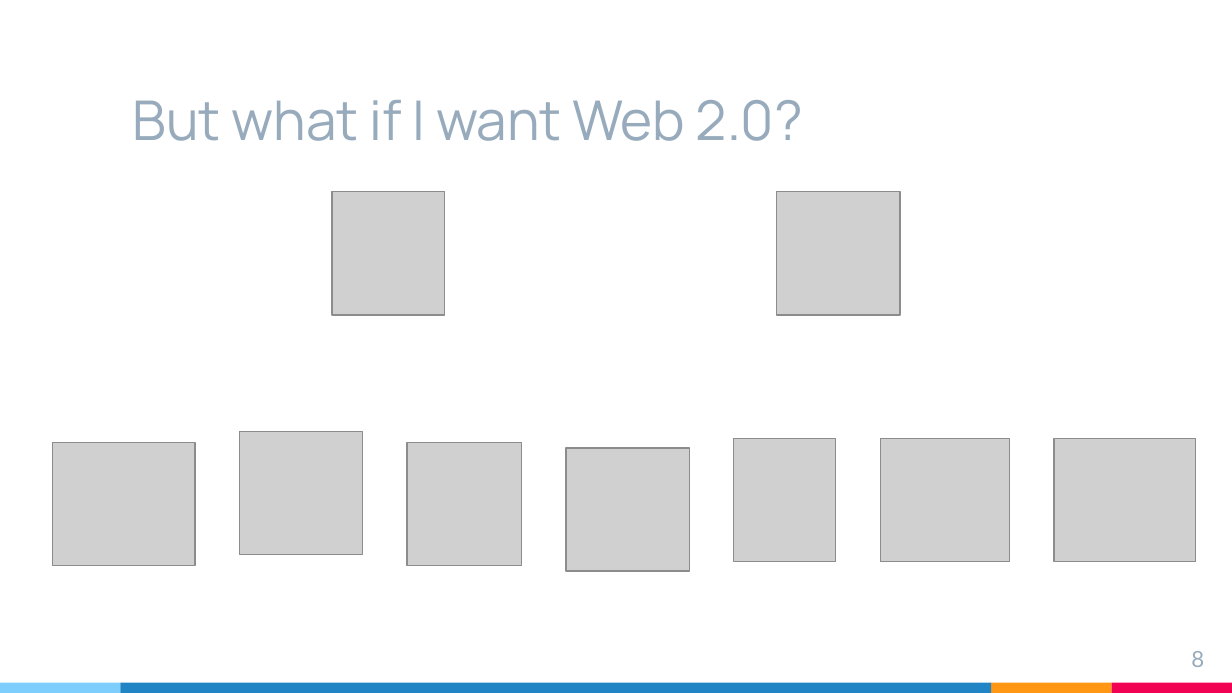
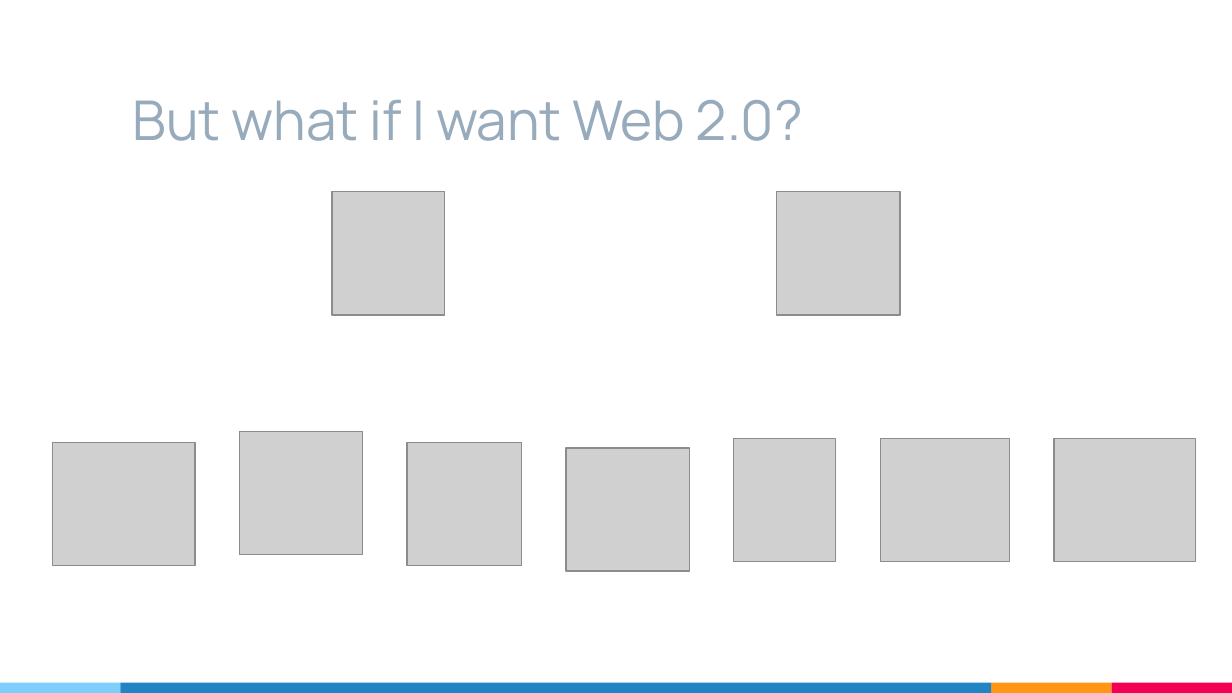
Before and after one commit to isaacrlevin/levin-talks, a slide deck: slide 8 of Running_ASP.NET_Core_Apps_without_a_server.pptx. Drawn at 1232x693 pixels with LibreOffice and Linux fonts; fonts in the diff are those of the drawing; grey boxes stand for pictures. Boxes give left, top, right and bottom in pixels: in the first picture for what was removed or moved away, otherwise in the second. Text is boxed around its words. In the diff, an @@ line names an element or a change of style, - is before the commit and + after.

```diff
--- a/Running_ASP.NET_Core_Apps_without_a_server.pptx
+++ b/Running_ASP.NET_Core_Apps_without_a_server.pptx
@@ page number removed at <box>1191,651,1204,667</box> @@
-8
```
Also in this commit, not shown: 6 other slides changed, 2 slides added, 2 slides removed, 2 other files.
